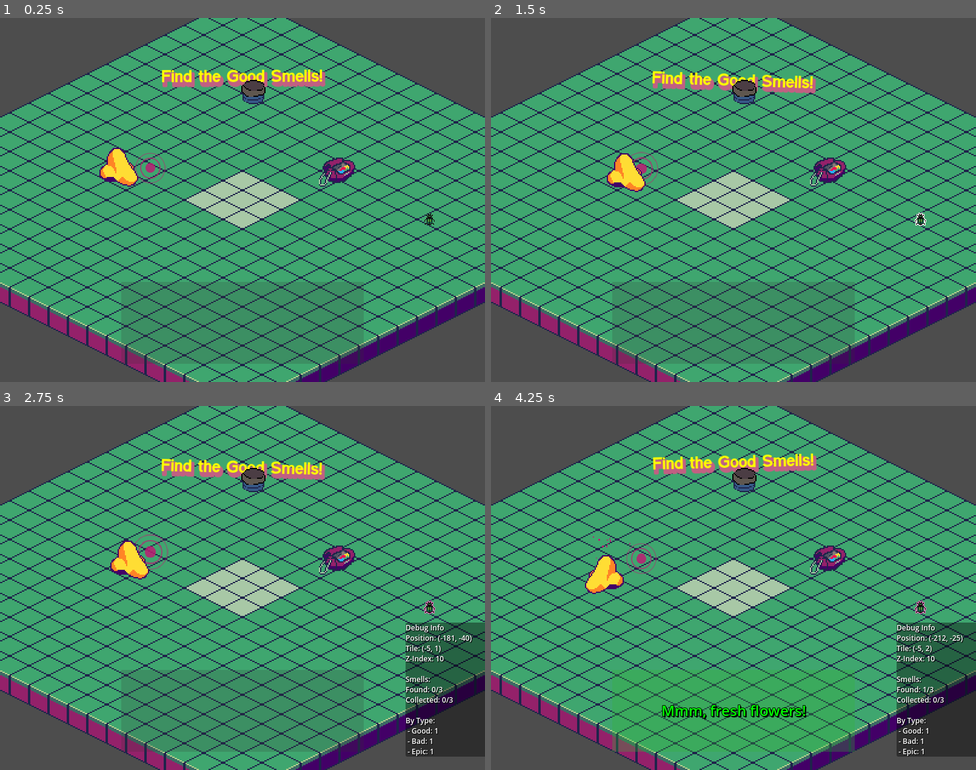
Above: before the commit, frames 1-4 (two rows, left to right).
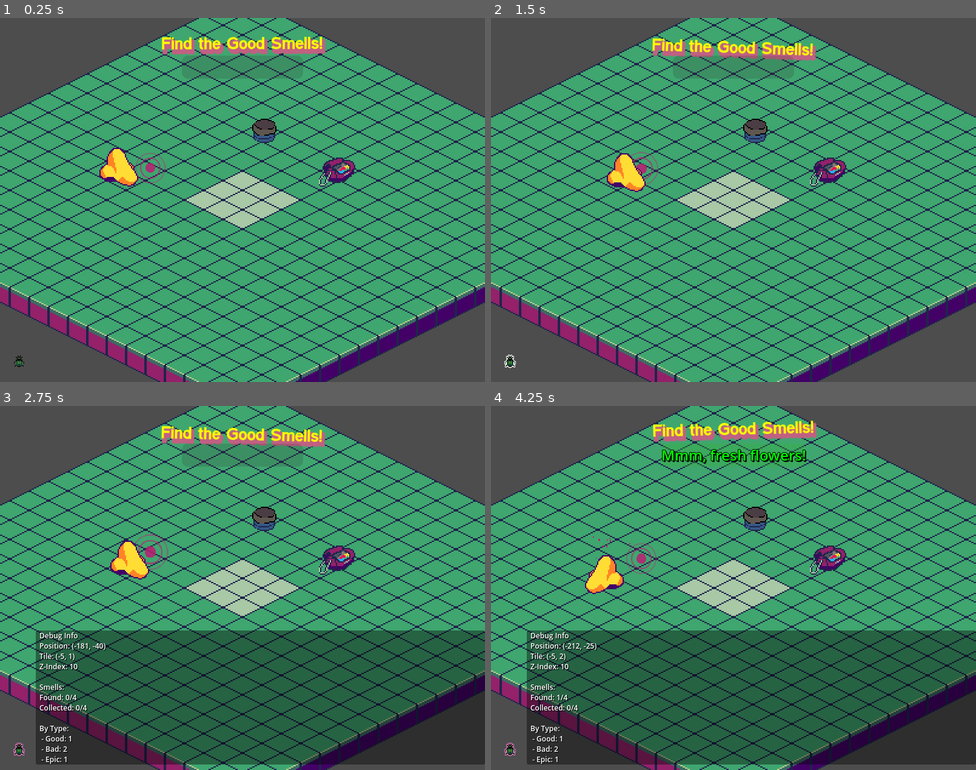
Above: after the commit, the same moments.

Repository: ArrHarper/good-smells-game
Game: Godot game, scene res://scenes/main/main.tscn
The game is run twice, just before and just after one commit, with the same random seed, the same clock (stepped at 60 frames per second) and the same inputs.
Inputs (mouse positions are in pixels of both pictures, inside the frame that each line leads up to; where the layout moved, square brackets give the same spot in the first picture):
- Up to frame 1 (0.25 s): no input
- Up to frame 2 (1.5 s): click (510, 360) [922, 218] at 0.5 s; hold Right (ui_right) from 1.28 s (still down); tap Space (smell) at 1.35 s
- Up to frame 3 (2.75 s): release Right (ui_right) at 2 s; click (19, 748) [431, 606] at 2 s
- Up to frame 4 (4.25 s): hold Down (ui_down) 2.78-3.5 s; tap Space (smell) at 2.85 s; click (510, 748) [922, 606] at 3.5 s

The runs differ from the first frame. In frame 1, 3.1% of the frame differs, in the area x 2-90%, y 5-96%; in frame 2, 3.1%; in frame 3, 33%; in frame 4, 33%, in the area x 2-100%, y 4-99%.

Commit message:
updated debug & smell message ui

Diff:
--- a/scenes/UI/UI.tscn
+++ b/scenes/UI/UI.tscn
@@ -1,9 +1,17 @@
-[gd_scene load_steps=6 format=3 uid="uid://dhdghvh01i7hf"]
+[gd_scene load_steps=7 format=3 uid="uid://dhdghvh01i7hf"]
 
 [ext_resource type="Script" uid="uid://bvgh3fyb255jv" path="res://scenes/UI/mainUI.gd" id="1_pdh8v"]
 [ext_resource type="Texture2D" uid="uid://bef2upm3o83ar" path="res://assets/images/buggo.png" id="2_gl4co"]
 [ext_resource type="Texture2D" uid="uid://ds3lplud4scfc" path="res://assets/images/buggoActive.png" id="2_n6wm8"]
 [ext_resource type="Texture2D" uid="uid://buek3cr6n3l5u" path="res://assets/images/buggoHover.png" id="4_lj5up"]
+
+[sub_resource type="StyleBoxFlat" id="StyleBoxFlat_smell"]
+bg_color = Color(0.2, 0.2, 0.2, 0.2)
+corner_radius_top_left = 10
+corner_radius_top_right = 10
+corner_radius_bottom_right = 10
+corner_radius_bottom_left = 10
+corner_detail = 10
 
 [sub_resource type="StyleBoxFlat" id="StyleBoxFlat_xxj10"]
 bg_color = Color(0, 0, 0, 0.4)
@@ -15,44 +23,34 @@
 [node name="UI" type="CanvasLayer"]
 script = ExtResource("1_pdh8v")
 
-[node name="SmellWindowIndicator" type="ColorRect" parent="."]
+[node name="SmellWindowIndicator" type="PanelContainer" parent="."]
 z_index = 49
-anchors_preset = 7
+anchors_preset = 5
 anchor_left = 0.5
-anchor_top = 1.0
 anchor_right = 0.5
-anchor_bottom = 1.0
-offset_left = -200.0
-offset_top = -165.0
-offset_right = 200.0
-offset_bottom = -30.0
+offset_left = -100.0
+offset_top = 62.0
+offset_right = 100.0
+offset_bottom = 100.0
 grow_horizontal = 2
-grow_vertical = 0
-color = Color(0.2, 0.2, 0.2, 0.2)
+theme_override_styles/panel = SubResource("StyleBoxFlat_smell")
 
 [node name="IndicatorLabel" type="Label" parent="SmellWindowIndicator"]
-layout_mode = 1
-anchors_preset = 8
-anchor_left = 0.5
-anchor_top = 0.5
-anchor_right = 0.5
-anchor_bottom = 0.5
-offset_left = -93.0
-offset_top = -11.5
-offset_right = 93.0
-offset_bottom = 11.5
-grow_horizontal = 2
-grow_vertical = 2
+layout_mode = 2
 theme_override_colors/font_color = Color(0.8, 0.8, 0.8, 0.3)
-theme_override_font_sizes/font_size = 16
+theme_override_font_sizes/font_size = 12
 horizontal_alignment = 1
 vertical_alignment = 1
 
 [node name="TextureButton" type="TextureButton" parent="."]
-offset_left = 693.0
-offset_top = 316.0
-offset_right = 729.0
-offset_bottom = 345.0
+anchors_preset = 2
+anchor_top = 1.0
+anchor_bottom = 1.0
+offset_left = 16.0
+offset_top = -50.0
+offset_right = 52.0
+offset_bottom = -21.0
+grow_vertical = 0
 toggle_mode = true
 action_mode = 0
 texture_normal = ExtResource("2_gl4co")
@@ -60,19 +58,27 @@
 texture_hover = ExtResource("4_lj5up")
 ignore_texture_size = true
 
-[node name="RichTextLabel" type="RichTextLabel" parent="TextureButton"]
-layout_mode = 0
-offset_left = -24.0
-offset_top = 41.0
-offset_right = 158.0
-offset_bottom = 262.0
+[node name="RichTextLabel" type="RichTextLabel" parent="."]
+anchors_preset = 2
+anchor_top = 1.0
+anchor_bottom = 1.0
+offset_left = 59.0
+offset_top = -112.0
+offset_right = 800.0
+offset_bottom = -9.0
+grow_vertical = 0
 theme_override_colors/default_color = Color(1, 1, 1, 1)
 theme_override_colors/font_shadow_color = Color(0, 0, 0, 0.8)
+theme_override_constants/table_v_separation = 0
+theme_override_constants/table_h_separation = 12
 theme_override_constants/shadow_offset_y = 1
 theme_override_constants/shadow_offset_x = 1
 theme_override_font_sizes/normal_font_size = 12
 theme_override_styles/normal = SubResource("StyleBoxFlat_xxj10")
+bbcode_enabled = true
 text = "Debug"
+fit_content = true
 scroll_active = false
+autowrap_mode = 0
 shortcut_keys_enabled = false
 deselect_on_focus_loss_enabled = false
--- a/scenes/UI/mainUI.gd
+++ b/scenes/UI/mainUI.gd
@@ -14,7 +14,7 @@
 
 	# Set up the debug toggle button
 	var debug_button = get_node_or_null("TextureButton")
-	var debug_text = get_node_or_null("TextureButton/RichTextLabel")
+	var debug_text = get_node_or_null("RichTextLabel")
 
 	if debug_button and debug_text:
 		# Set the debug text to be hidden by default
@@ -41,29 +41,51 @@
 # Update the debug text with player information
 func update_debug_text(player_pos, tile_pos, z_index):
 	# Find the debug text node
-	var debug_text = get_node_or_null("TextureButton/RichTextLabel")
+	var debug_text = get_node_or_null("RichTextLabel")
 
 	if debug_text:
-		var text = "Debug Info\n"
-		text += "Position: (" + str(int(player_pos.x)) + ", " + str(int(player_pos.y)) + ")\n"
-		text += "Tile: (" + str(tile_pos.x) + ", " + str(tile_pos.y) + ")\n"
-		text += "Z-Index: " + str(z_index)
+		var raw_text = "Debug Info\n"
+		raw_text += "Position: (" + str(int(player_pos.x)) + ", " + str(int(player_pos.y)) + ")\n"
+		raw_text += "Tile: (" + str(tile_pos.x) + ", " + str(tile_pos.y) + ")\n"
+		raw_text += "Z-Index: " + str(z_index)
 
 		# Count smells if possible
 		var main = get_node_or_null("/root/Main")
 		if main and main.has_method("count_smell_objects"):
 			var counts = main.count_smell_objects()
-			text += "\n\nSmells:"
-			text += "\nFound: " + str(counts.detected) + "/" + str(counts.total)
-			text += "\nCollected: " + str(counts.collected) + "/" + str(counts.total)
-			text += "\n\nBy Type:"
-			text += "\n - Good: " + str(counts.good)
-			text += "\n - Bad: " + str(counts.bad)
-			text += "\n - Epic: " + str(counts.epic)
+			raw_text += "\n\nSmells:"
+			raw_text += "\nFound: " + str(counts.detected) + "/" + str(counts.total)
+			raw_text += "\nCollected: " + str(counts.collected) + "/" + str(counts.total)
+			raw_text += "\n\nBy Type:"
+			raw_text += "\n - Good: " + str(counts.good)
+			raw_text += "\n - Bad: " + str(counts.bad)
+			raw_text += "\n - Epic: " + str(counts.epic)
 			if counts.neutral > 0:
-				text += "\n - Neutral: " + str(counts.neutral)
-
-		debug_text.text = text
+				raw_text += "\n - Neutral: " + str(counts.neutral)
+
+		# Split text into columns
+		var column_width = 180 # Adjust this value based on your layout preferences
+		var num_columns = 4 # Number of columns to display
+		var lines = raw_text.split("\n")
+		var lines_per_column = int(ceil(float(lines.size()) / num_columns))
+
+		# Generate BBCode for multi-column layout
+		var formatted_text = "[table=noborder]\n[cell]"
+
+		for i in range(lines.size()):
+			formatted_text += lines[i]
+
+			# End of a column or last line
+			if (i + 1) % lines_per_column == 0 and i < lines.size() - 1:
+				formatted_text += "[/cell][cell]"
+			elif i < lines.size() - 1:
+				formatted_text += "\n"
+
+		formatted_text += "[/cell]\n[/table]"
+
+		# Set the BBCode text
+		debug_text.bbcode_enabled = true
+		debug_text.text = formatted_text
 
 func show_smell_message(text, type):
 	# Remove any existing DebugLabel if it exists
@@ -80,26 +102,43 @@
 	# Create a new label for the smell message
 	var message_label = Label.new()
 	message_label.name = "SmellMessageLabel"
-	message_label.size = Vector2(400, 135) # Match SmellWindowIndicator size
 	message_label.horizontal_alignment = HORIZONTAL_ALIGNMENT_CENTER
 	message_label.vertical_alignment = VERTICAL_ALIGNMENT_CENTER
 	message_label.add_theme_font_size_override("font_size", 24)
 
+	# Set the label to fill the entire parent and center the text
+	message_label.set_anchors_preset(Control.PRESET_FULL_RECT)
+	message_label.grow_horizontal = Control.GROW_DIRECTION_BOTH
+	message_label.grow_vertical = Control.GROW_DIRECTION_BOTH
+
 	# Set text and color based on smell type
 	message_label.text = text
+
+	# Create a new StyleBoxFlat for the indicator
+	var style = StyleBoxFlat.new()
+	style.bg_color = Color(0.2, 0.2, 0.2, 0.2) # Default
+	style.corner_radius_top_left = 10
+	style.corner_radius_top_right = 10
+	style.corner_radius_bottom_right = 10
+	style.corner_radius_bottom_left = 10
+	style.corner_detail = 10
+
 	match type:
 		"good":
 			message_label.add_theme_color_override("font_color", Color(0, 1, 0))
-			indicator.color = Color(0.2, 0.7, 0.2, 0.3)
+			style.bg_color = Color(0.2, 0.7, 0.2, 0.3)
 		"bad":
 			message_label.add_theme_color_override("font_color", Color(1, 0, 0))
-			indicator.color = Color(0.7, 0.2, 0.2, 0.3)
+			style.bg_color = Color(0.7, 0.2, 0.2, 0.3)
 		"epic":
 			message_label.add_theme_color_override("font_color", Color(0.8, 0.4, 0))
-			indicator.color = Color(0.7, 0.4, 0.0, 0.3)
+			style.bg_color = Color(0.7, 0.4, 0.0, 0.3)
 		_:
 			message_label.add_theme_color_override("font_color", Color(1, 1, 1))
-			indicator.color = Color(0.2, 0.2, 0.2, 0.3)
+			style.bg_color = Color(0.2, 0.2, 0.2, 0.3)
+
+	# Apply the style to the indicator
+	indicator.add_theme_stylebox_override("panel", style)
 
 	# Add shadow and outline effects for better visibility
 	message_label.add_theme_color_override("font_shadow_color", Color(0, 0, 0, 0.7))
@@ -127,8 +166,16 @@
 		tween.tween_property(message_label, "modulate", Color(1, 1, 1, 0), 0.5)
 		tween.tween_callback(func():
 			message_label.queue_free()
-			# Reset indicator color
-			indicator.color = Color(0.2, 0.2, 0.2, 0.2)
+			# Reset indicator style
+			var default_style = StyleBoxFlat.new()
+			default_style.bg_color = Color(0.2, 0.2, 0.2, 0.2)
+			default_style.corner_radius_top_left = 16
+			default_style.corner_radius_top_right = 16
+			default_style.corner_radius_bottom_right = 16
+			default_style.corner_radius_bottom_left = 16
+			default_style.corner_detail = 16
+			indicator.add_theme_stylebox_override("panel", default_style)
+
 			# Show the indicator label again
 			if indicator_label:
 				indicator_label.visible = true
@@ -153,6 +200,6 @@
 
 # Toggle visibility of the debug text panel
 func _on_debug_button_pressed():
-	var debug_text = get_node_or_null("TextureButton/RichTextLabel")
+	var debug_text = get_node_or_null("RichTextLabel")
 	if debug_text:
 		debug_text.visible = !debug_text.visible
--- a/scenes/main/main.tscn
+++ b/scenes/main/main.tscn
@@ -33,7 +33,7 @@
 
 [node name="TitleLabel" type="Label" parent="."]
 offset_left = -184.0
-offset_top = -221.0
+offset_top = -275.0
 offset_right = 184.0
 offset_bottom = -182.0
 text = "Find the Good Smells!"
@@ -56,7 +56,16 @@
 
 [node name="BadSmell1" parent="." instance=ExtResource("4_lfxvs")]
 z_index = 5
-position = Vector2(-6, -58)
+position = Vector2(19, -62)
+smell_name = "Garbage"
+smell_type = "bad"
+smell_message = "Eww, something stinks!"
+points = 25
+particles_color = Color(0.394606, 0.401839, 1.92523e-07, 1)
+
+[node name="BadSmell2" parent="." instance=ExtResource("4_lfxvs")]
+z_index = 5
+position = Vector2(80, -24)
 smell_name = "Garbage"
 smell_type = "bad"
 smell_message = "Eww, something stinks!"
@@ -65,7 +74,7 @@
 
 [node name="EpicSmell1" parent="." instance=ExtResource("4_lfxvs")]
 z_index = 5
-position = Vector2(33, 50)
+position = Vector2(145, 7)
 smell_name = "Chocolate"
 smell_type = "epic"
 smell_message = "Delicious chocolate!"
@@ -85,5 +94,5 @@
 texture = ExtResource("10_ouso4")
 
 [node name="TrashcanSprite" type="Sprite2D" parent="MapObjects"]
-position = Vector2(6, -93)
+position = Vector2(15, -61)
 texture = ExtResource("9_a8run")
